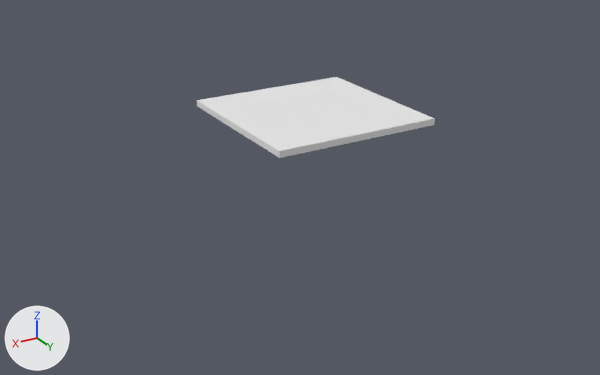
One commit to the Blender file Models/WoodFlooring-40x40x.75.blend: the scene before it, then after it.
One viewpoint serves both versions: a 50 mm lens placed at (5.86, 8.84, 2.97), pointed at (1.89, 2.22, -0.34). The axes (+X, +Y, +Z) are drawn at lower left. The lights are the same throughout.

Objects in the first picture: 'WoodFlooring-40x40x.75'.
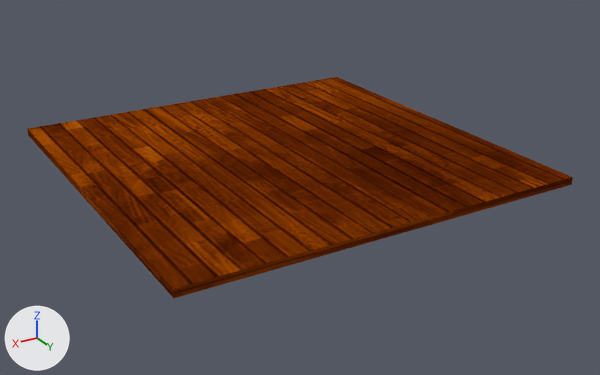
Scene script edits in JSON lines:
```json
{"op": "add", "block": "img_dark_hardwood_floor_background_jpg", "code": ["img_dark_hardwood_floor_background_jpg = load_image('Dark-Hardwood-Floor-Background.jpg', '../Textures/Dark-Hardwood-Floor-Background.jpg', 1024, 768, 'sRGB')"]}
{"op": "remove", "block": "mat_floor", "code": "mat_floor.base_color = (0.8, 0.8, 0.8)  # white #e7e7e7"}
{"op": "add", "block": "mat_floor", "code": "mat_floor.texture = img_dark_hardwood_floor_background_jpg"}
{"block": "me_plane", "where": "me_plane.from_pydata(...)  # 8 vertices, 6 faces; spans x 0.0..2.0, y 0.0..2.0, z -0.08..0.0"}
{"block": "me_plane", "where": "# used by ob_woodflooring_40x40x_75; location = (0.0, 0.0, 0.0)"}
{"block": "me_plane", "change": "me_plane part 1: texture (UV) coordinates changed"}
{"op": "set", "path": "ob_woodflooring_40x40x_75.scale", "old": "(1.0, 1.0, 1.0)", "new": "(2.0, 2.0, 1.0)"}
```

Location of each change, (x1, y1, x2, y2) in pixels of the pictures (600 x 375 px):
```json
{"object": "WoodFlooring-40x40x.75", "change": "surface changed, rescaled", "before": [197, 77, 435, 158], "after": [27, 77, 573, 298], "on screen": "white to brown, 129% wider, 171% taller"}
```
